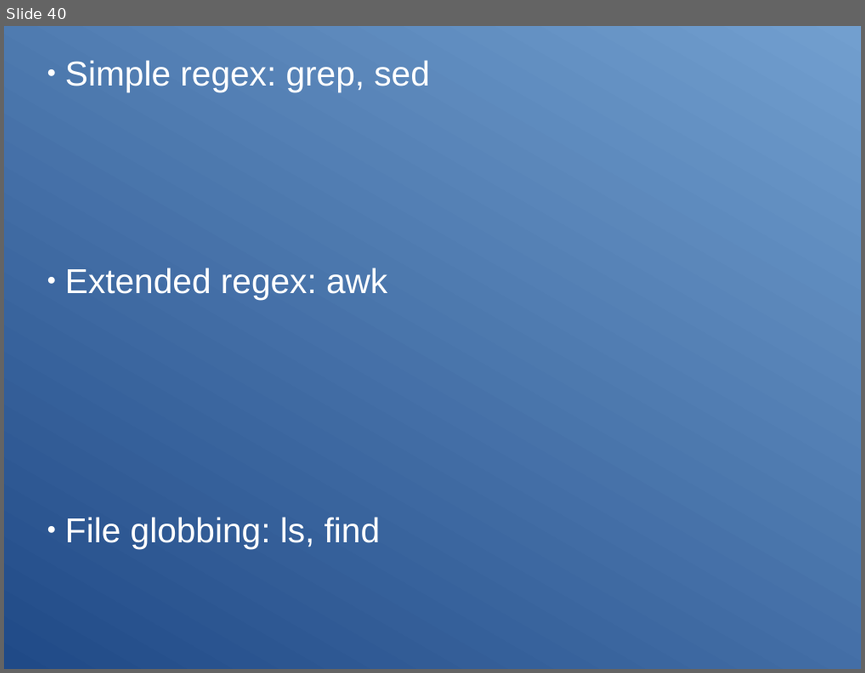
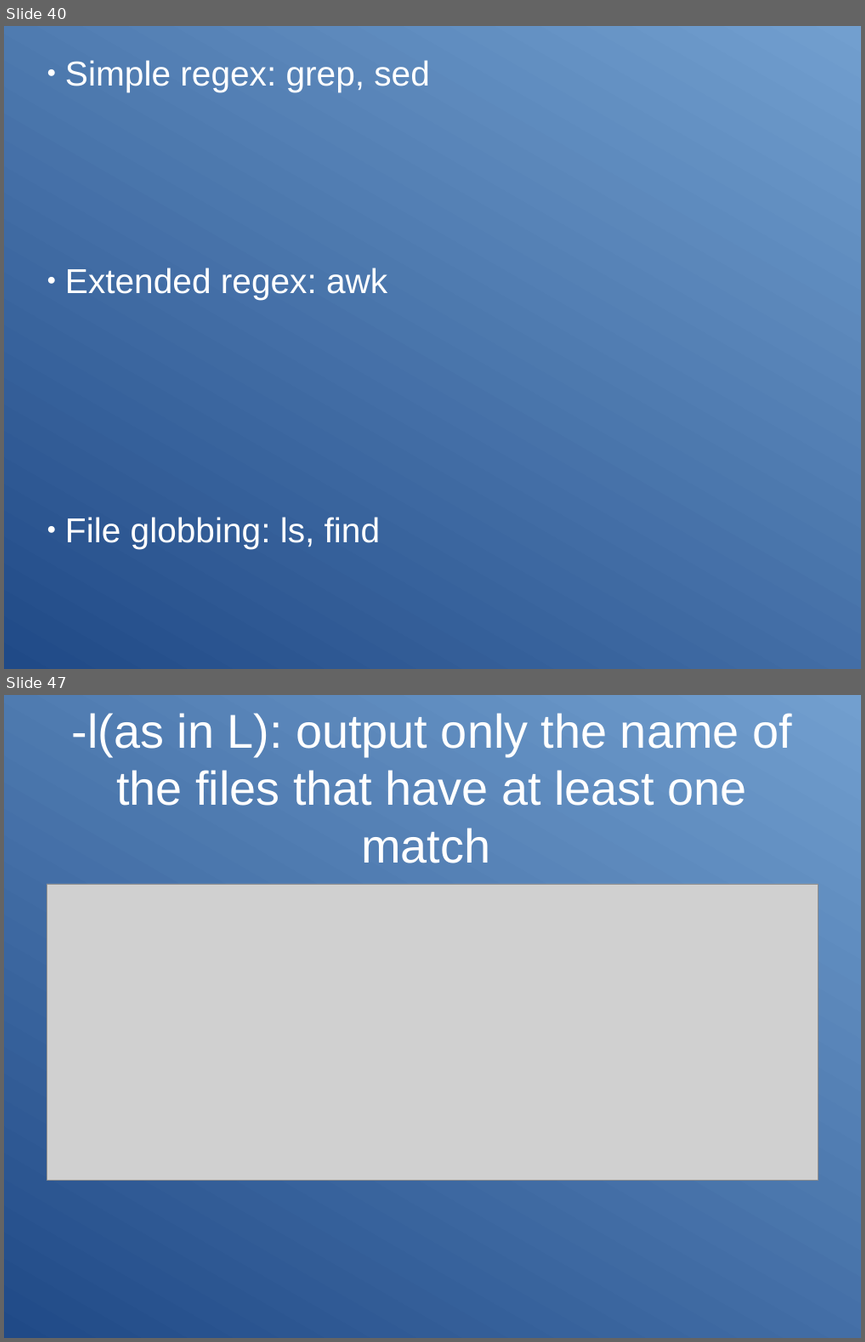
Before and after one commit to Clibre/An-introduction-to-bash, a slide deck: presentation.odp. Shown one above the other, each under a label of ours: slide 40 before the commit, slides 40 and 47 after it; the slides between them are not shown. The pictures are 865x673 and 865x1342 pixels, drawn with LibreOffice and Linux fonts; fonts in the diff are those of the drawing; grey boxes stand for pictures. Boxes give left, top, right and bottom in pixels: in the first picture for what was removed or moved away, otherwise in the second. Text is boxed around its words. In the diff, an @@ line names an element or a change of style, - is before the commit and + after.

```diff
--- a/presentation.odp
+++ b/presentation.odp
@@ slide 47 added at (4, 695, 861, 1338), background gradient #204A87 to #729FCF @@
@@ title added at (72, 713, 792, 863), 44 pt, text #FFFFFF @@
+-l(as in L): output only the name of the files that have at least one match
@@ picture added at (46, 884, 818, 1180) @@
```
Also in this commit, not shown: 10 other slides added, 10 other files.
